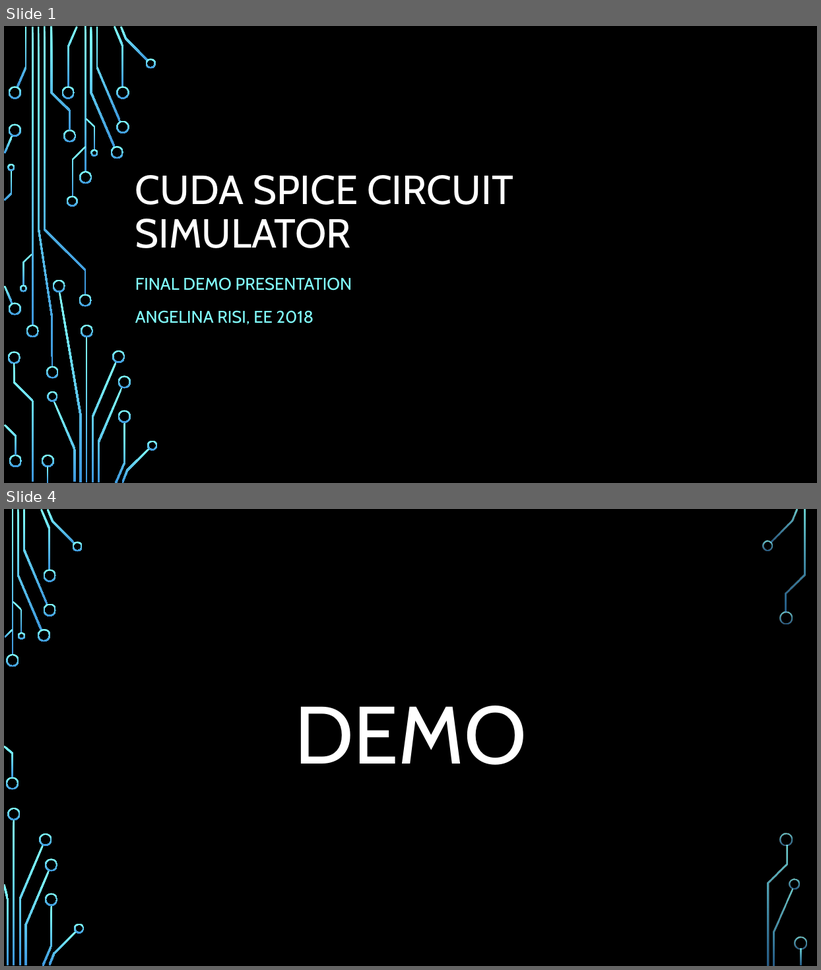
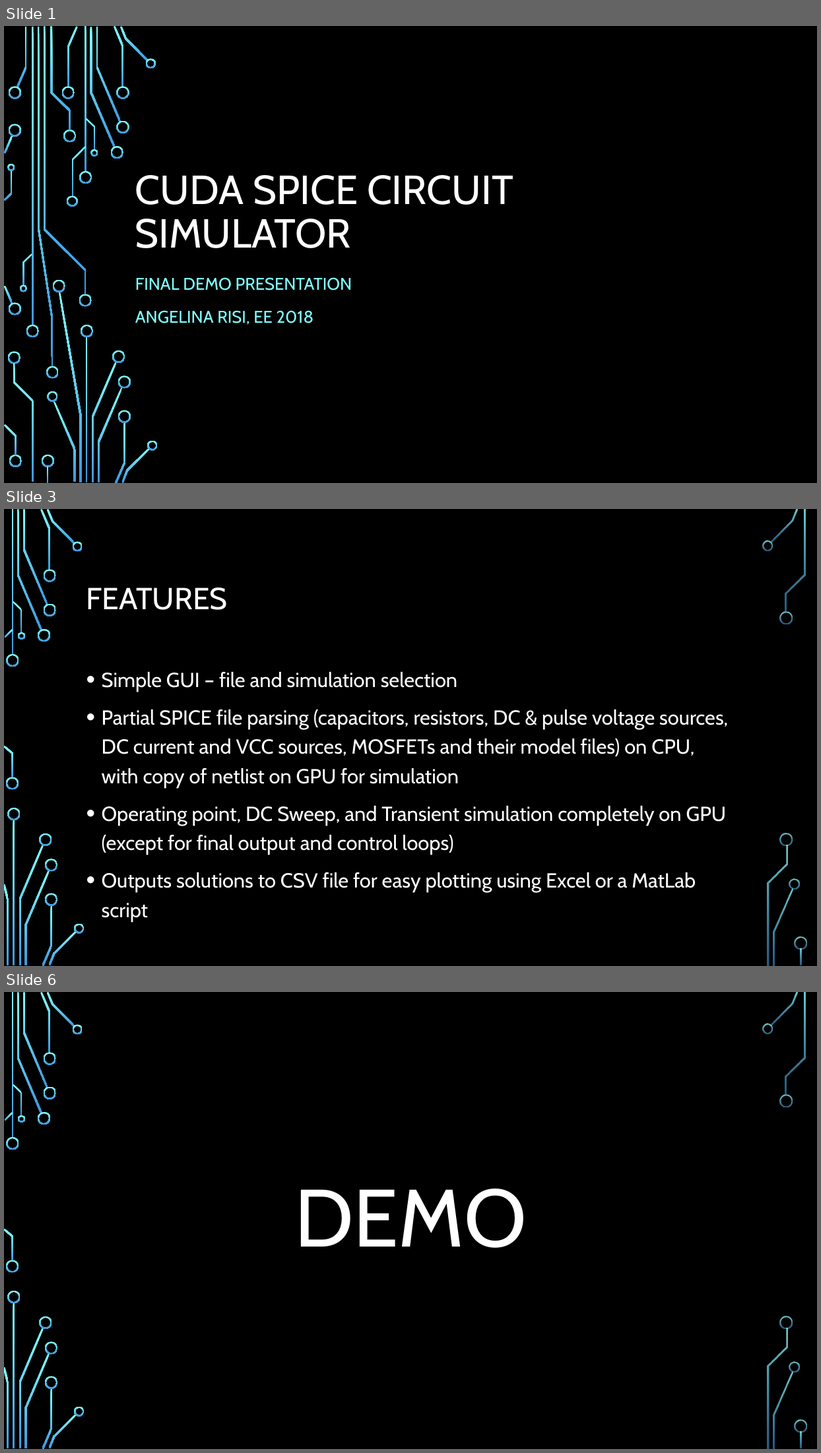
Before and after one commit to risia/CUDA-SPICE-Circuit-Sim, a slide deck: Milestones/FinalDemo.pptx. Shown one above the other, each under a label of ours: slides 1 and 4 before the commit, slides 1, 3 and 6 after it; the slides between them are not shown. The pictures are 821x970 and 821x1453 pixels, drawn with LibreOffice and Linux fonts; fonts in the diff are those of the drawing; background and template pictures are left out. Boxes give left, top, right and bottom in pixels: in the first picture for what was removed or moved away, otherwise in the second. Text is boxed around its words. In the diff, an @@ line names an element or a change of style, - is before the commit and + after.

```diff
--- a/Milestones/FinalDemo.pptx
+++ b/Milestones/FinalDemo.pptx
@@ slide 3 added at (4,509,817,966), background picture (left out); not listed: 36 template elements that a slide beside it also shows @@
@@ title added at (86,588,228,610), 36 pt, text #FFFFFF @@
+FEATURES
@@ text added at (102,672,728,892), 24 pt, text #FFFFFF @@
+• Simple GUI – file and simulation selection
+• Partial SPICE file parsing (capacitors, resistors, DC & pulse voltage sources, DC current and VCC sources, MOSFETs and their model files) on CPU, with copy of netlist on GPU for simulation
+• Operating point, DC Sweep, and Transient simulation completely on GPU (except for final output and control loops)
+• Outputs solutions to CSV file for easy plotting using Excel or a MatLab script
@@ what was slide 4 is now slide 6 @@
```
Also in this commit, not shown: 1 slide changed, 2 other slides added, 2 slides removed, 27 other files.
